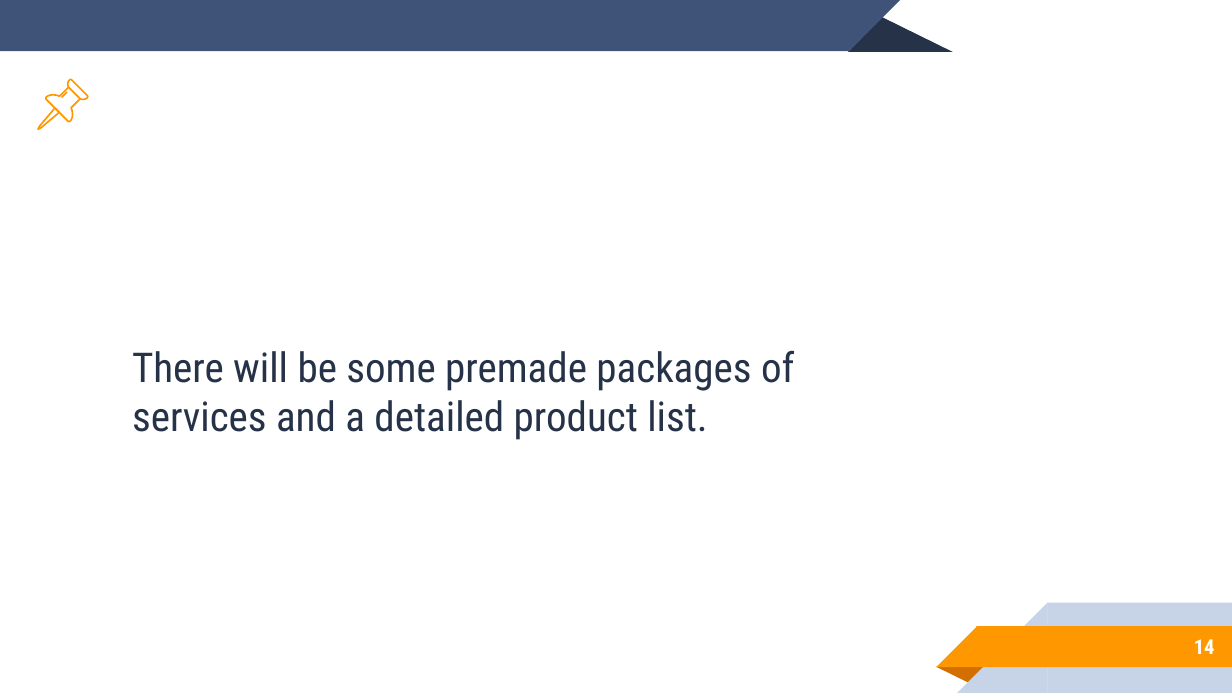
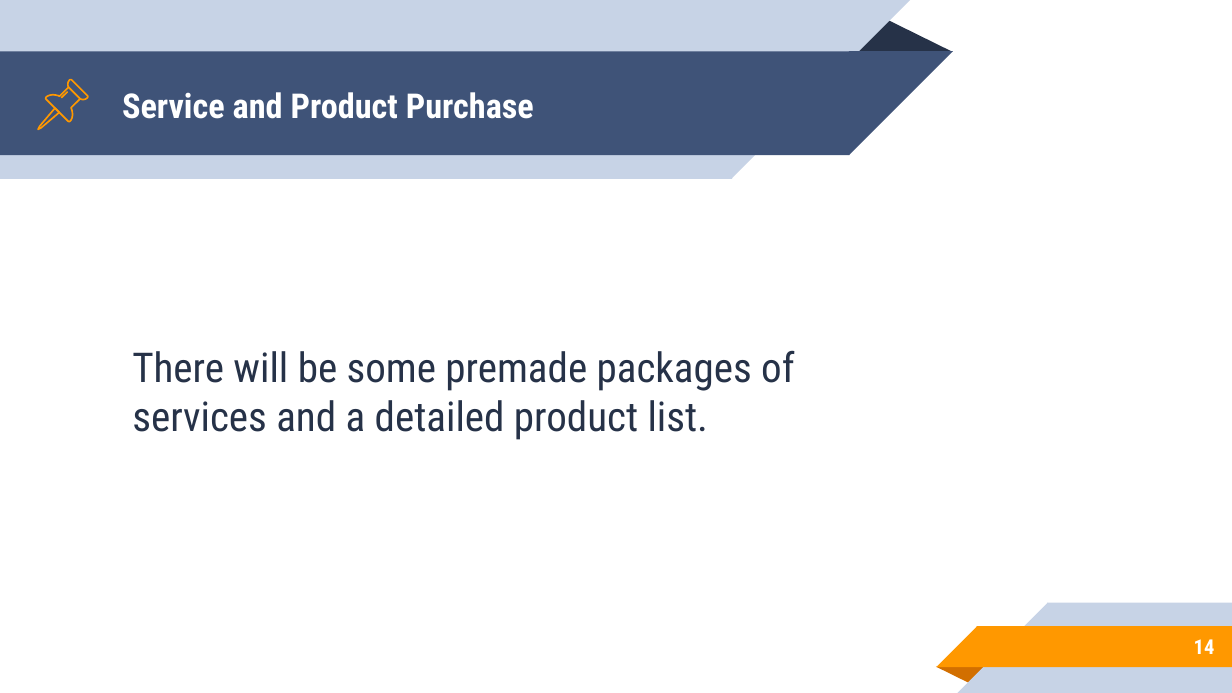
Before and after one commit to nsuspring2019cse299sec8/Group4, a slide deck: slide 14 of group4.pptx. Drawn at 1232x693 pixels with LibreOffice and Linux fonts; fonts in the diff are those of the drawing. Boxes give left, top, right and bottom in pixels: in the first picture for what was removed or moved away, otherwise in the second. Text is boxed around its words. In the diff, an @@ line names an element or a change of style, - is before the commit and + after.

```diff
--- a/group4.pptx
+++ b/group4.pptx
@@ rectangle added at (0, 0, 732, 179), fill #C7D3E6 @@
@@ right triangle added at (732, 0, 910, 179), fill #C7D3E6 @@
@@ rectangle at (0, 52, 849, 155): mirrored; rotation 0 to 180 degrees @@
@@ right triangle at (849, 52, 952, 155): mirrored; rotation 0 to 180 degrees @@
@@ outline redrawn in 3 elements at (38, 108, 59, 129), (68, 80, 87, 100), (46, 87, 80, 122) @@
@@ title added at (122, 92, 534, 119), 20 pt, text #FFFFFF, bold @@
+Service and Product Purchase
```
Also in this commit, not shown: 16 other slides changed, 9 slides added.
